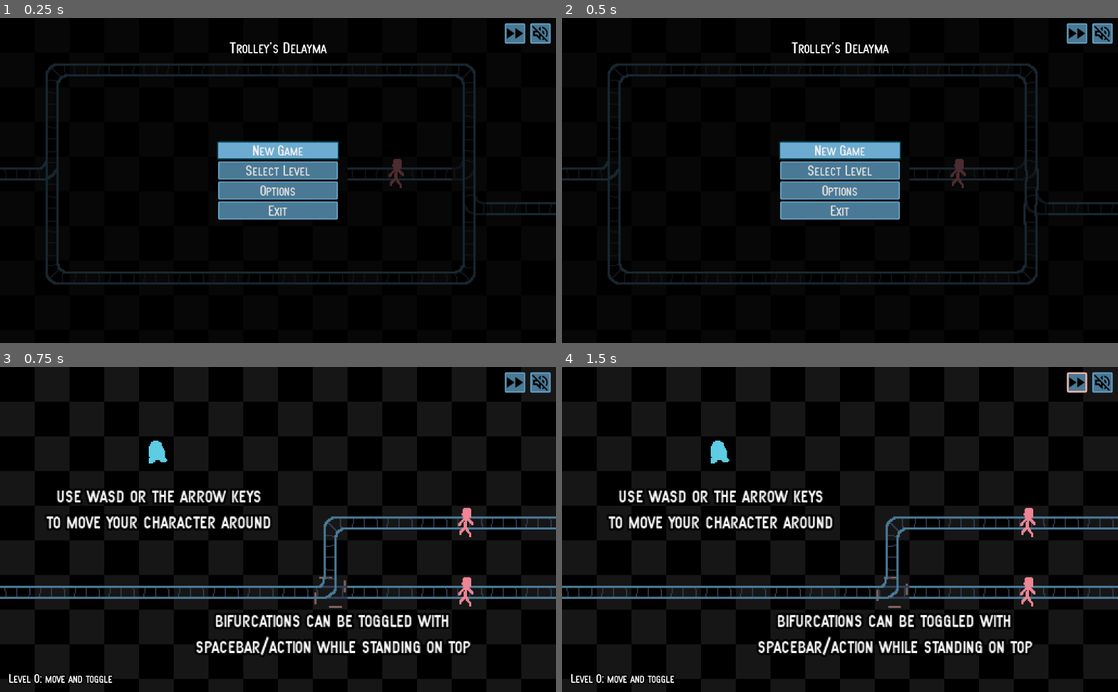
Above: before the commit, frames 1-4 (two rows, left to right).
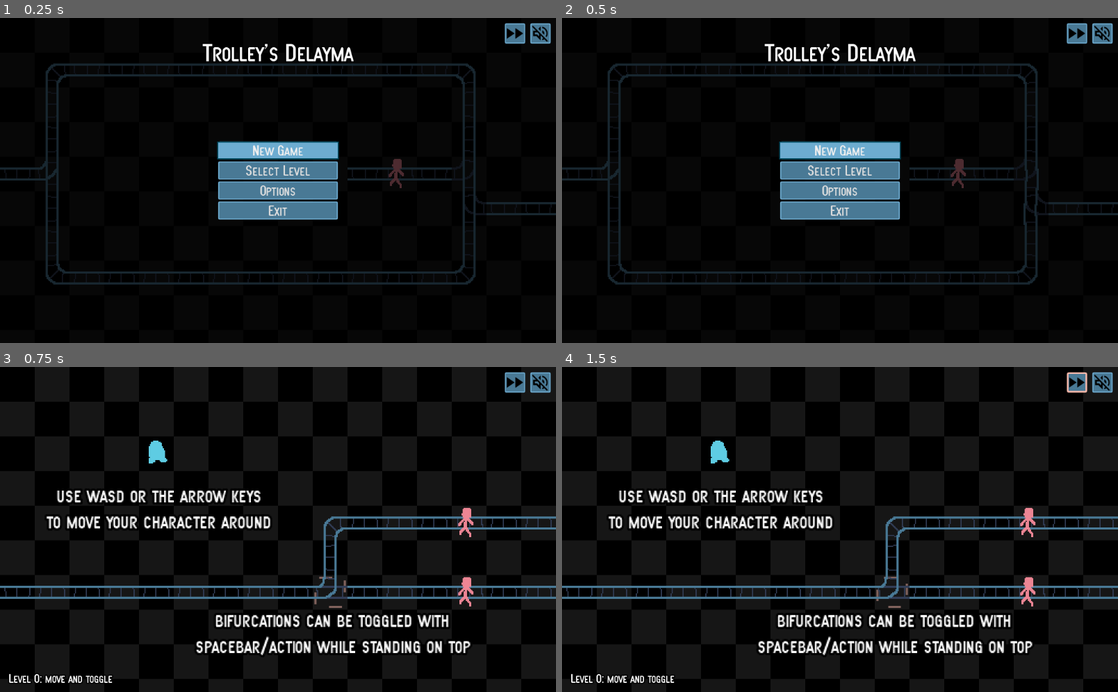
Above: after the commit, the same moments.

Repository: albertnez/ld50
Game: Godot game, scene res://scenes/main_menu_handler.tscn
The game is run twice, just before and just after one commit, with the same random seed, the same clock (stepped at 60 frames per second) and the same inputs.
Inputs (mouse positions are in pixels of both pictures, inside the frame that each line leads up to):
- Up to frame 1 (0.25 s): no input
- Up to frame 2 (0.5 s): no input
- Up to frame 3 (0.75 s): click "New Game" at 0.5 s
- Up to frame 4 (1.5 s): click (1079, 383) at 1.25 s

The runs differ from the first frame. In frame 1, 0.8% of the frame differs, in the area x 36-64%, y 7-14%; in frame 2, 0.8%; in frame 3, nothing differs; in frame 4, nothing differs.

Commit message:
Bigger title text

Diff:
--- a/scenes/ui/menu.tscn
+++ b/scenes/ui/menu.tscn
@@ -1,8 +1,9 @@
-[gd_scene load_steps=4 format=2]
+[gd_scene load_steps=5 format=2]
 
 [ext_resource path="res://scenes/ui/menu.gd" type="Script" id=1]
 [ext_resource path="res://assets/theme/new_theme.tres" type="Theme" id=2]
 [ext_resource path="res://scenes/ui/button_hover_gets_focused.gd" type="Script" id=3]
+[ext_resource path="res://scenes/ui/font_splash.tres" type="DynamicFont" id=4]
 
 [node name="Menu" type="Control"]
 anchor_right = 1.0
@@ -54,6 +55,7 @@
 anchor_right = 1.0
 margin_top = 40.0
 margin_bottom = 14.0
+custom_fonts/font = ExtResource( 4 )
 text = "Trolley's Delayma"
 align = 1
 
